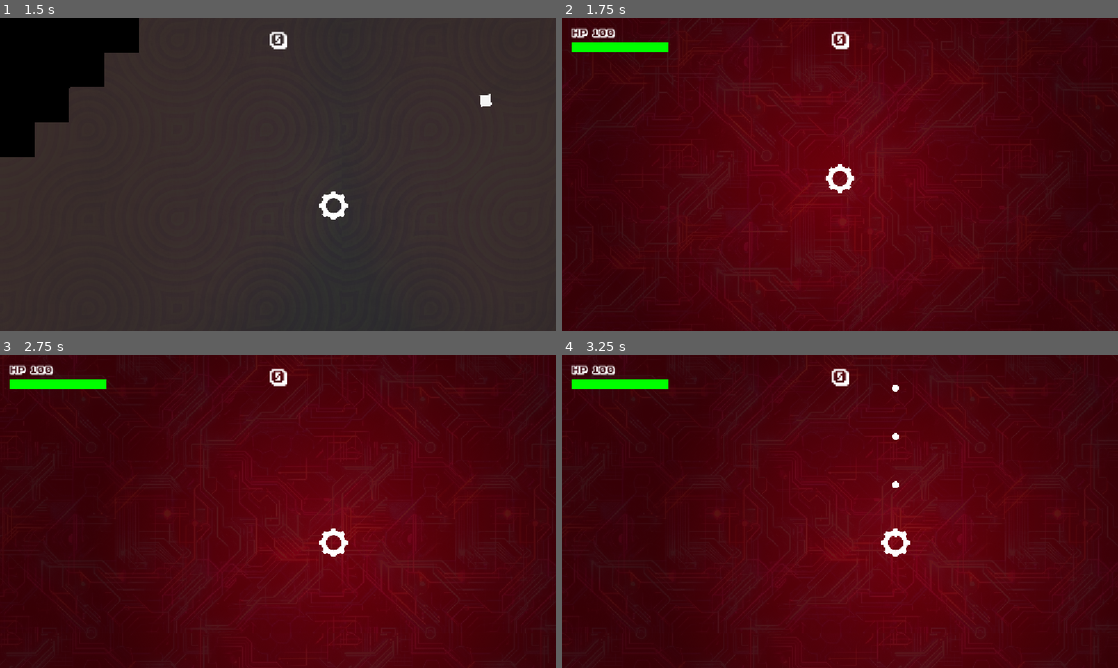
Above: before the commit, frames 1-4 (two rows, left to right).
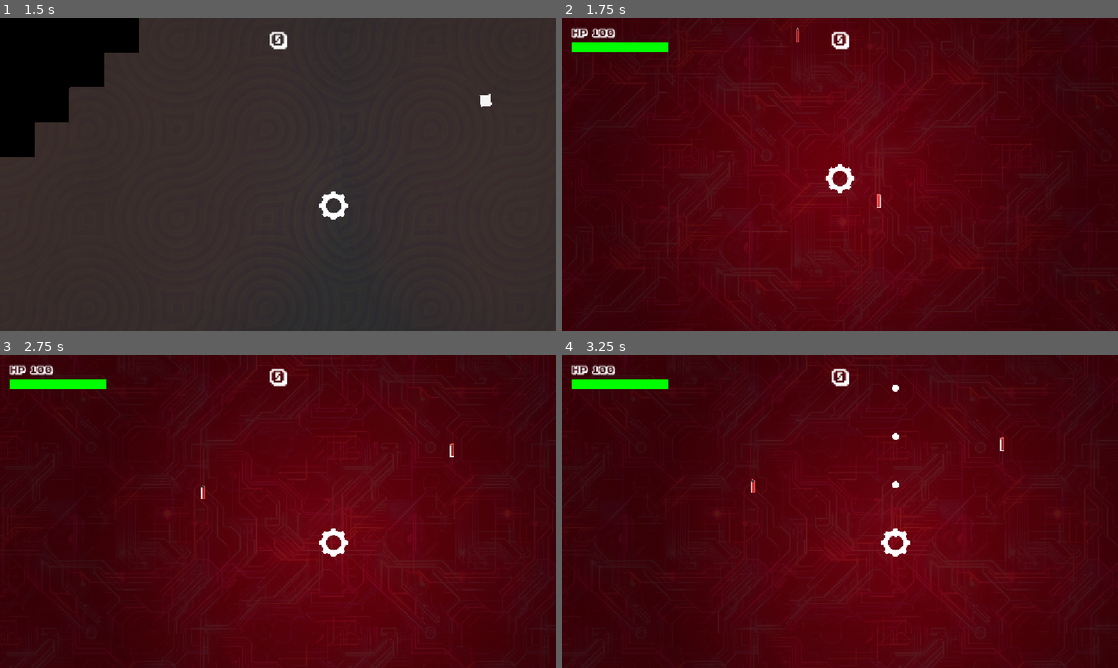
Above: after the commit, the same moments.

Repository: howardkam/Blockade
Game: Godot game, scene res://title.tscn
The game is run twice, just before and just after one commit, with the same random seed, the same clock (stepped at 60 frames per second) and the same inputs. Sound files missing from this copy of the repository are replaced by a short silence.
Inputs (mouse positions are in pixels of both pictures, inside the frame that each line leads up to):
- Up to frame 1 (1.5 s): tap Enter (start) at 0.5 s; move the mouse to (400, 158) at 0.52 s; hold D (right) 0.53-1.28 s; hold Enter (start) 0.53-1.28 s; move the mouse to (166, 190) at 1.27 s; hold S (down) from 1.28 s (still down); tap Keypad Enter at 1.35 s
- Up to frame 2 (1.75 s): keep holding S (down)
- Up to frame 3 (2.75 s): move the mouse to (333, 442) at 2.02 s; release S (down) at 2.03 s; hold D (right) from 2.03 s (still down); hold Enter (start) from 2.03 s (still down)
- Up to frame 4 (3.25 s): move the mouse to (812, 574) at 2.77 s; release D (right) at 2.78 s; release Enter (start) at 2.78 s; hold I (shootup) from 2.78 s (still down); tap Keypad Enter at 2.85 s

Frame 1 is identical in both runs. In frame 2, less than 0.1% of the frame differs, in the area x 42-58%, y 3-61%; in frame 3, less than 0.1%, in the area x 36-82%, y 28-46%; in frame 4, less than 0.1%.

Commit message:
Powerups

Diff:
--- a/enemy_diamond.gd
+++ b/enemy_diamond.gd
@@ -62,9 +62,17 @@
 
 	return separation.normalized() if neighbor_count > 0 else Vector2.ZERO
 
-func take_damage(from_bomb: bool = false):
-	current_health -= 1
-	modulate = Color.GOLDENROD
+func take_damage(amount_or_from_bomb = 1):
+	var damage_amount: int = 1
+	var from_bomb: bool = false
+
+	if typeof(amount_or_from_bomb) == TYPE_BOOL:
+		from_bomb = amount_or_from_bomb
+	elif typeof(amount_or_from_bomb) in [TYPE_INT, TYPE_FLOAT]:
+		damage_amount = int(amount_or_from_bomb)
+
+	current_health -= damage_amount
+	modulate = Color.GOLD
 
 	if current_health <= 0:
 		# Play explosion sound only if destroyed normally and sounds are not suppressed
--- a/enemy_plus.gd
+++ b/enemy_plus.gd
@@ -63,8 +63,16 @@
 	return separation.normalized() if neighbor_count > 0 else Vector2.ZERO
 
 
-func take_damage(from_bomb: bool = false):
-	current_health -= 1
+func take_damage(amount_or_from_bomb = 1):
+	var damage_amount: int = 1
+	var from_bomb: bool = false
+
+	if typeof(amount_or_from_bomb) == TYPE_BOOL:
+		from_bomb = amount_or_from_bomb
+	elif typeof(amount_or_from_bomb) in [TYPE_INT, TYPE_FLOAT]:
+		damage_amount = int(amount_or_from_bomb)
+
+	current_health -= damage_amount
 	modulate = Color.WEB_PURPLE
 
 	if current_health <= 0:
--- /dev/null
+++ b/missile.gd
@@ -0,0 +1,98 @@
+extends Area2D
+
+@export var speed: float = 900.0
+@export var turn_speed: float = 12.0
+@export var damage: float = 50.0
+
+@export_group("Trail Settings")
+@export var max_trail_length: int = 30
+
+var direction: Vector2 = Vector2.UP
+var target: Node2D = null
+var hit_registered: bool = false
+
+@onready var trail: Line2D = $Trail
+
+func _ready():
+	$VisibleOnScreenEnabler2D.screen_exited.connect(queue_free)
+
+	if not body_entered.is_connected(_on_body_entered):
+		body_entered.connect(_on_body_entered)
+	if not area_entered.is_connected(_on_area_entered):
+		area_entered.connect(_on_area_entered)
+
+	# Unparent the trail so it stays anchored in world space
+	if trail:
+		trail.top_level = true
+
+	find_nearest_enemy()
+
+func find_nearest_enemy():
+	var enemies = get_tree().get_nodes_in_group("enemy") + get_tree().get_nodes_in_group("enemies")
+	var nearest_dist = INF
+
+	for enemy in enemies:
+		if is_instance_valid(enemy):
+			var dist = global_position.distance_to(enemy.global_position)
+			if dist < nearest_dist:
+				nearest_dist = dist
+				target = enemy
+
+func _process(delta):
+	if is_instance_valid(target):
+		var target_dir = (target.global_position - global_position).normalized()
+		direction = direction.slerp(target_dir, turn_speed * delta).normalized()
+		rotation = direction.angle() + (PI / 2.0)
+	else:
+		find_nearest_enemy()
+		rotation = direction.angle() + (PI / 2.0)
+
+	position += direction * speed * delta
+	update_trail()
+
+func update_trail():
+	if not trail:
+		return
+
+	# Add current global position to trail
+	trail.add_point(global_position)
+
+	# Limit trail point count
+	while trail.get_point_count() > max_trail_length:
+		trail.remove_point(0)
+
+func _on_body_entered(body):
+	check_hit(body)
+
+func _on_area_entered(area):
+	check_hit(area.get_parent())
+
+func check_hit(node):
+	if hit_registered or not node:
+		return
+
+	# Ignore colliding with the player
+	if node.is_in_group("player"):
+		return
+
+	if node.has_method("take_damage"):
+		hit_registered = true
+		node.take_damage(damage)
+		cleanup_and_destroy()
+	else:
+		hit_registered = true
+		cleanup_and_destroy()
+
+func cleanup_and_destroy():
+	# Hide sprite and collisions while allowing trail to naturally fade out
+	set_process(false)
+	$CollisionShape2D.set_deferred("disabled", true)
+	$Launcher.hide()
+
+	# Fade out trail smoothly before deleting node
+	if trail:
+		var tween = create_tween()
+		tween.tween_property(trail, "modulate:a", 0.0, 0.2)
+		tween.finished.connect(queue_free)
+	else:
+		queue_free()
--- /dev/null
+++ b/missile.tscn
@@ -0,0 +1,35 @@
+[gd_scene format=3 uid="uid://doktvfbfbl1sj"]
+
+[ext_resource type="Script" uid="uid://bag43oqjh6m7g" path="res://missile.gd" id="1_0uoyr"]
+[ext_resource type="Texture2D" uid="uid://bc43jb6k1i2av" path="res://Assets/launcher.png" id="1_cdnlh"]
+
+[sub_resource type="RectangleShape2D" id="RectangleShape2D_0uoyr"]
+size = Vector2(10, 32)
+
+[sub_resource type="Curve" id="Curve_trail"]
+_data = [Vector2(0, 0), 0.0, 0.0, 0, 0, Vector2(1, 1), 0.0, 0.0, 0, 0]
+point_count = 2
+
+[sub_resource type="Gradient" id="Gradient_trail"]
+colors = PackedColorArray(1, 0.3, 0, 0, 3, 1.2, 0.2, 1)
+
+[node name="missile" type="Area2D" unique_id=1608482639]
+collision_mask = 3
+script = ExtResource("1_0uoyr")
+
+[node name="Trail" type="Line2D" parent="." unique_id=987654123]
+width = 12.0
+width_curve = SubResource("Curve_trail")
+gradient = SubResource("Gradient_trail")
+joint_mode = 2
+begin_cap_mode = 2
+end_cap_mode = 2
+
+[node name="Launcher" type="Sprite2D" parent="." unique_id=145550570]
+texture_filter = 1
+texture = ExtResource("1_cdnlh")
+
+[node name="CollisionShape2D" type="CollisionShape2D" parent="." unique_id=2018315174]
+shape = SubResource("RectangleShape2D_0uoyr")
+
+[node name="VisibleOnScreenEnabler2D" type="VisibleOnScreenEnabler2D" parent="." unique_id=1193952957]
--- a/player.gd
+++ b/player.gd
@@ -3,6 +3,7 @@
 signal died
 
 @export var bullet_scene: PackedScene = preload("res://bullet.tscn")
+@export var missile_scene: PackedScene = preload("res://missile.tscn")
 @export var move_speed: float = 500.0
 @export var fire_rate: float = 0.07
 
@@ -19,6 +20,10 @@
 var is_dead: bool = false
 var has_restarted: bool = false
 
+# Missile Power-up Variables
+var is_missile_active: bool = false
+var missile_time_left: float = 0.0
+
 # Camera Shake Variables
 var shake_intensity: float = 0.0
 
@@ -28,6 +33,7 @@
 @onready var sprite: Sprite2D = $"Gear(4)"
 @onready var injurysound: AudioStreamPlayer2D = $injurysound
 @onready var camera: Camera2D = $Camera2D
+@onready var timer_label: Label = $TimerLabel
 
 var health_bar: ProgressBar
 var health_label: Label
@@ -39,6 +45,14 @@
 	current_health = max_health
 	update_score_ui()
 	setup_health_ui()
+	if timer_label:
+		timer_label.hide()
+
+func activate_missile_powerup(duration: float = 30.0):
+	is_missile_active = true
+	missile_time_left = duration
+	if timer_label:
+		timer_label.show()
 
 func _unhandled_input(event: InputEvent) -> void:
 	if not is_dead or has_restarted:
@@ -131,6 +145,18 @@
 	update_health_ui()
 
 func _physics_process(delta):
+	# Handle Missile Power-up Timer
+	if is_missile_active:
+		missile_time_left -= delta
+		if timer_label:
+			timer_label.text = str(ceil(missile_time_left)) + "s"
+
+		if missile_time_left <= 0.0:
+			is_missile_active = false
+			missile_time_left = 0.0
+			if timer_label:
+				timer_label.hide()
+
 	if camera and shake_intensity > 0.1:
 		shake_intensity = lerp(shake_intensity, 0.0, 5.0 * delta)
 		camera.offset = Vector2(
@@ -236,6 +262,8 @@
 
 	if sprite:
 		sprite.hide()
+	if timer_label:
+		timer_label.hide()
 	if has_node("CollisionShape2D"):
 		$CollisionShape2D.set_deferred("disabled", true)
 	if hitbox:
@@ -290,8 +318,9 @@
 	ui_layer.add_child(game_over_label)
 
 func fire_bullet(dir: Vector2):
-	var bullet = bullet_scene.instantiate()
-	bullet.global_position = global_position
-	bullet.direction = dir
-	bullet.rotation = dir.angle()
-	get_tree().current_scene.add_child(bullet)
+	var proj_scene = missile_scene if is_missile_active else bullet_scene
+	var projectile = proj_scene.instantiate()
+	projectile.global_position = global_position
+	projectile.direction = dir
+	projectile.rotation = dir.angle()
+	get_tree().current_scene.add_child(projectile)
--- a/player.tscn
+++ b/player.tscn
@@ -109,3 +109,10 @@
 scale_amount_min = 0.2
 scale_amount_max = 0.8
 color = Color(3, 3, 3, 1)
+
+[node name="TimerLabel" type="Label" parent="." unique_id=544607864]
+offset_left = -16.0
+offset_top = -96.0
+offset_right = 24.0
+offset_bottom = -73.0
+horizontal_alignment = 1
--- /dev/null
+++ b/powerup_launcher.gd
@@ -0,0 +1,20 @@
+extends Area2D
+
+@export var float_speed: float = 3.0
+@export var float_amplitude: float = 12.0
+
+var base_y: float = 0.0
+var time_passed: float = 0.0
+
+func _ready():
+	base_y = position.y
+	body_entered.connect(_on_body_entered)
+
+func _process(delta):
+	time_passed += delta
+	position.y = base_y + sin(time_passed * float_speed) * float_amplitude
+
+func _on_body_entered(body):
+	if body.is_in_group("player") and body.has_method("activate_missile_powerup"):
+		body.activate_missile_powerup(30.0)
+		queue_free()
--- /dev/null
+++ b/powerup_launcher.tscn
@@ -0,0 +1,17 @@
+[gd_scene format=3 uid="uid://df0nuu8jos5s1"]
+
+[ext_resource type="Script" uid="uid://b4ntg5fulotw7" path="res://powerup_launcher.gd" id="1_5isyv"]
+[ext_resource type="Texture2D" uid="uid://bc43jb6k1i2av" path="res://Assets/launcher.png" id="1_trqfv"]
+
+[sub_resource type="RectangleShape2D" id="RectangleShape2D_6xcap"]
+size = Vector2(10, 32)
+
+[node name="powerup-launcher" type="Area2D" unique_id=1228328914]
+script = ExtResource("1_5isyv")
+
+[node name="Launcher" type="Sprite2D" parent="." unique_id=1850948355]
+texture_filter = 1
+texture = ExtResource("1_trqfv")
+
+[node name="CollisionShape2D" type="CollisionShape2D" parent="." unique_id=721176599]
+shape = SubResource("RectangleShape2D_6xcap")
--- a/world_1.gd
+++ b/world_1.gd
@@ -5,6 +5,10 @@
 
 @export_group("Player Reference")
 @export var player: CharacterBody2D
+
+@export_group("Powerup Settings")
+@export var powerup_launcher_scene: PackedScene = preload("res://powerup_launcher.tscn")
+@export var initial_powerup_count: int = 3
 
 @export_group("Enemy Scenes")
 @export var enemy_diamond: PackedScene = preload("res://enemy_diamond.tscn")
@@ -41,6 +45,9 @@
 		var current_path = scene_file_path if scene_file_path != "" else "res://world_1.tscn"
 		Global.current_level_path = current_path
 
+	# Spawn initial launcher power-ups across the world map
+	spawn_initial_powerups()
+
 	# Set up repeating timer for batches
 	batch_timer = Timer.new()
 	batch_timer.wait_time = batch_interval
@@ -50,6 +57,25 @@
 
 	# Spawn Batch #1 immediately upon level start
 	spawn_batch()
+
+func spawn_initial_powerups():
+	if not powerup_launcher_scene or initial_powerup_count <= 0:
+		return
+
+	var target_player = player if player else get_tree().get_first_node_in_group("player")
+	var player_pos = target_player.global_position if target_player else Vector2.ZERO
+
+	for i in range(initial_powerup_count):
+		var angle = randf() * TAU
+		var distance = randf_range(300.0, 1500.0)
+		var spawn_pos = player_pos + Vector2(cos(angle), sin(angle)) * distance
+
+		spawn_pos.x = clamp(spawn_pos.x, spawn_area_min.x, spawn_area_max.x)
+		spawn_pos.y = clamp(spawn_pos.y, spawn_area_min.y, spawn_area_max.y)
+
+		var powerup = powerup_launcher_scene.instantiate()
+		powerup.global_position = spawn_pos
+		add_child(powerup)
 
 func _process(_delta):
 	check_win_condition()
@@ -117,7 +143,4 @@
 	if get_node_or_null("/root/Global"):
 		Global.go_to_level(next_level_scene)
 	else:
-		SceneManager.change_scene(next_level_scene, {
-			"pattern": "squares",
-			"time": 1.0
-		})
+		SceneManager.change_
--- a/world_1.tscn
+++ b/world_1.tscn
@@ -5,6 +5,7 @@
 [ext_resource type="FontFile" uid="uid://7ni0c1a0kdcu" path="res://Assets/ka1.ttf" id="2_font"]
 [ext_resource type="Texture2D" uid="uid://ber6fytsvmj8l" path="res://Assets/background-blue2.jpg" id="4_1wjj6"]
 [ext_resource type="AudioStream" uid="uid://bevvbsm6wtsm1" path="res://Assets/musictrack1.wav" id="4_kdx2d"]
+[ext_resource type="PackedScene" uid="uid://df0nuu8jos5s1" path="res://powerup_launcher.tscn" id="6_laaib"]
 
 [node name="World 1" type="Node2D" unique_id=1017488468]
 script = ExtResource("1_mqyi5")
@@ -56,3 +57,6 @@
 text = "LEVEL CLEARED"
 horizontal_alignment = 1
 vertical_alignment = 1
+
+[node name="powerup-launcher" parent="." unique_id=1228328914 instance=ExtResource("6_laaib")]
+position = Vector2(80, 69)
--- a/world_2.gd
+++ b/world_2.gd
@@ -5,6 +5,10 @@
 
 @export_group("Player Reference")
 @export var player: CharacterBody2D
+
+@export_group("Powerup Settings")
+@export var powerup_launcher_scene: PackedScene = preload("res://powerup_launcher.tscn")
+@export var initial_powerup_count: int = 3
 
 @export_group("Enemy Scenes")
 @export var enemy_diamond: PackedScene = preload("res://enemy_diamond.tscn")
@@ -41,6 +45,9 @@
 		var current_path = scene_file_path if scene_file_path != "" else "res://world_1.tscn"
 		Global.current_level_path = current_path
 
+	# Spawn initial launcher power-ups across the world map
+	spawn_initial_powerups()
+
 	# Set up repeating timer for batches
 	batch_timer = Timer.new()
 	batch_timer.wait_time = batch_interval
@@ -50,6 +57,9 @@
 
 	# Spawn Batch #1 immediately upon level start
 	spawn_batch()
+func spawn_initial_powerups():
+	if not powerup_launcher_scene or initial_powerup_count <= 0:
+		return
 
 func _process(_delta):
 	check_win_condition()
Binary file added: Assets/launcher.png
Not shown, added: Assets/launcher.png.import
Not shown, added: missile.gd.uid
Not shown, added: powerup_launcher.gd.uid
